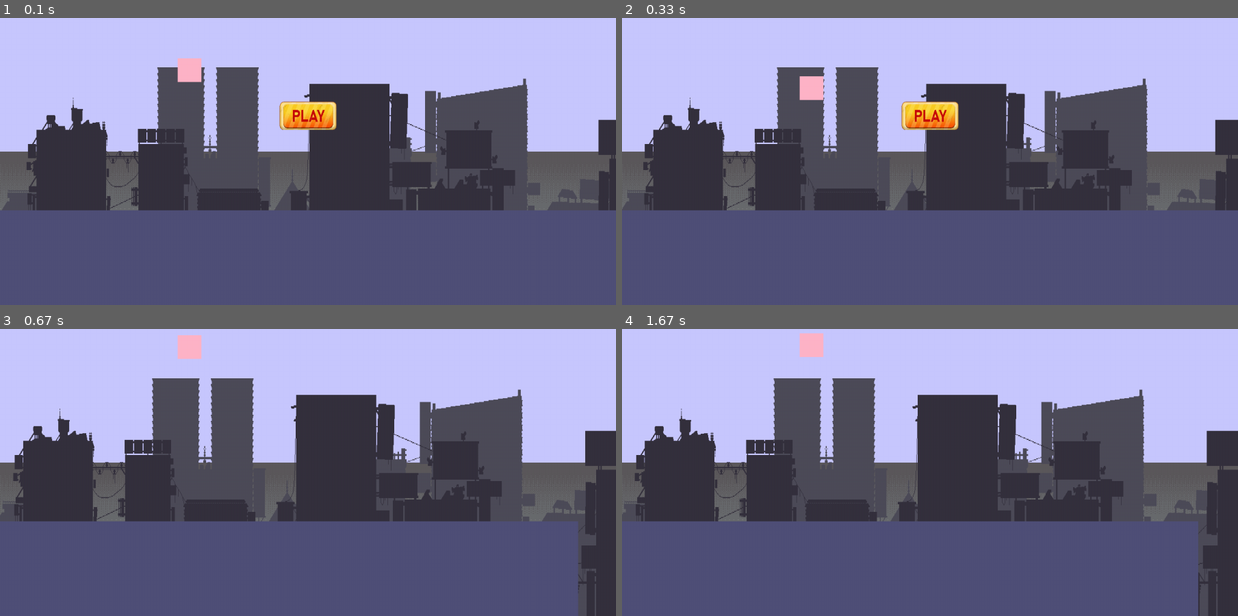
Above: before the commit, frames 1-4 (two rows, left to right).
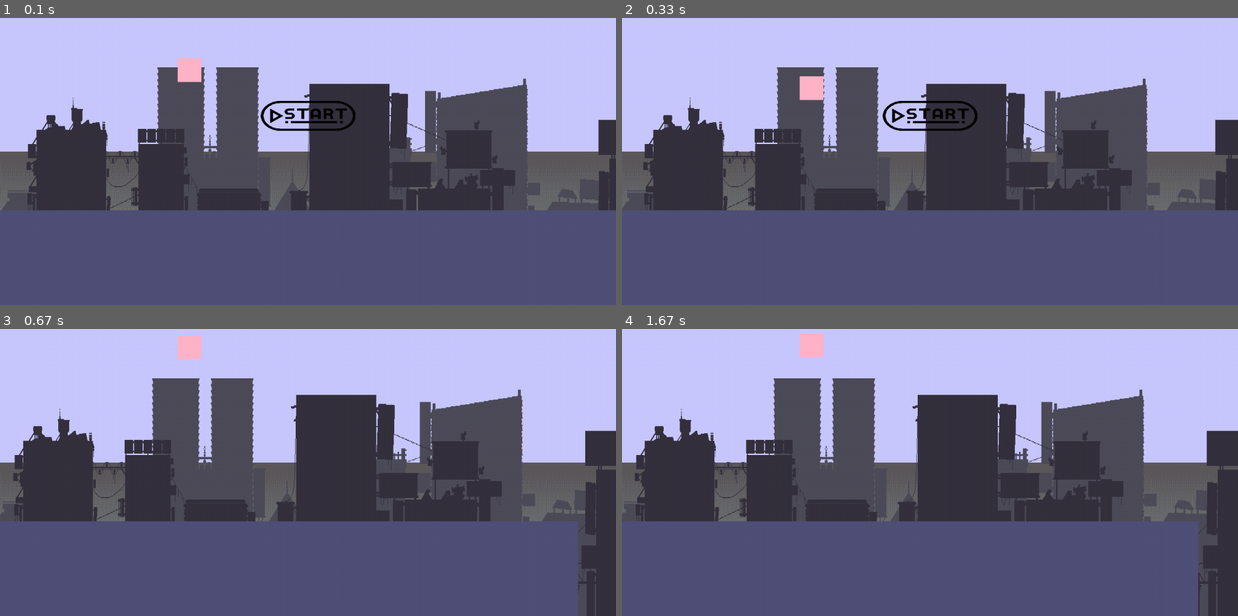
Above: after the commit, the same moments.

Repository: betra0/pygame3
Game: pygame game, started from main.py
Same seed, same stepped clock (60 frames per second), same inputs: the game is played once before the commit and once after it.
Inputs:
- Up to frame 1 (0.1 s): no input
- Up to frame 2 (0.33 s): no input
- Up to frame 3 (0.67 s): tap Space at 0.33 s
- Up to frame 4 (1.67 s): tap Esc at 0.67 s

The runs differ from the first frame. In frame 1, 1.2% of the frame differs, in the area x 42-58%, y 28-40%; in frame 2, 1.2%; in frame 3, nothing differs; in frame 4, nothing differs.

Commit message:
cambie unas pequeñas cosas

Diff:
--- a/botones.py
+++ b/botones.py
@@ -8,9 +8,9 @@
     def __init__(self,  x, y, tamaño):
         super().__init__(x, y)
         ancho_p = 4
-        alto_p = 2
+        alto_p = 3
         ancho_p, alto_p = ancho_p* tamaño, alto_p* tamaño
-        imagen_path = os.path.join(dir, "botonplay.png")  # Unir el directorio con el nombre del archivo
+        imagen_path = os.path.join(dir, "botonplay1.png")  # Unir el directorio con el nombre del archivo
         self.image = pygame.image.load(imagen_path).convert_alpha()
         self.image = pygame.transform.scale(self.image, (ancho_p, alto_p))
         self.initrect()
--- a/game.py
+++ b/game.py
@@ -87,7 +87,7 @@
             self.limitfps.tick(60)
 
     def pausa(self):
-        self.pressed_esc = False
+
         while self.run:
             self.calculardelta()
             self.event()
@@ -140,7 +140,7 @@
 
     def agregarplataformas(self):
         if not self.ancho_plataforma_anterior:
-            print("holadfkjlfdsljkfdsklj", self.dist_primeraplataforma)
+            print(" ", self.dist_primeraplataforma)
             self.dist_primeraplataforma -= 4
             if self.dist_primeraplataforma <= 0:
 
@@ -207,7 +207,7 @@
                 self.jugador1.velx = 0
 
     def initlayermenu(self):
-        self.botonplay = Boton_palay(ancho/2, alto/2, 30)
+        self.botonplay = Boton_palay(ancho/2, alto/2, 50)
 
 
         #====== add goup====
Binary file added: sprites/botonplay1.png
